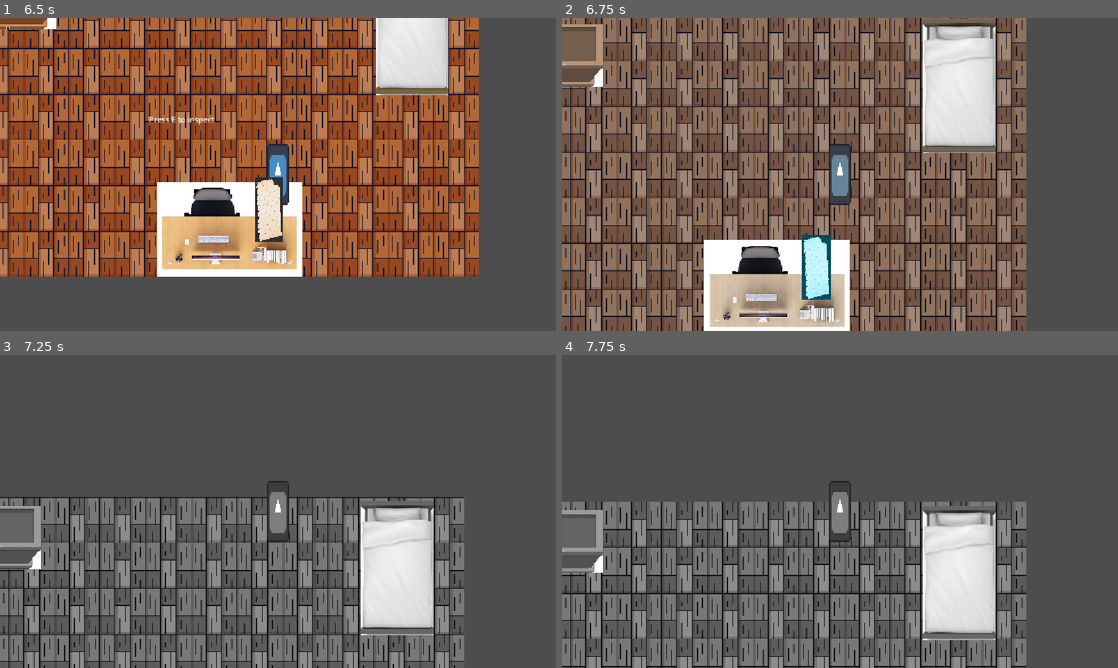
Above: before the commit, frames 1-4 (two rows, left to right).
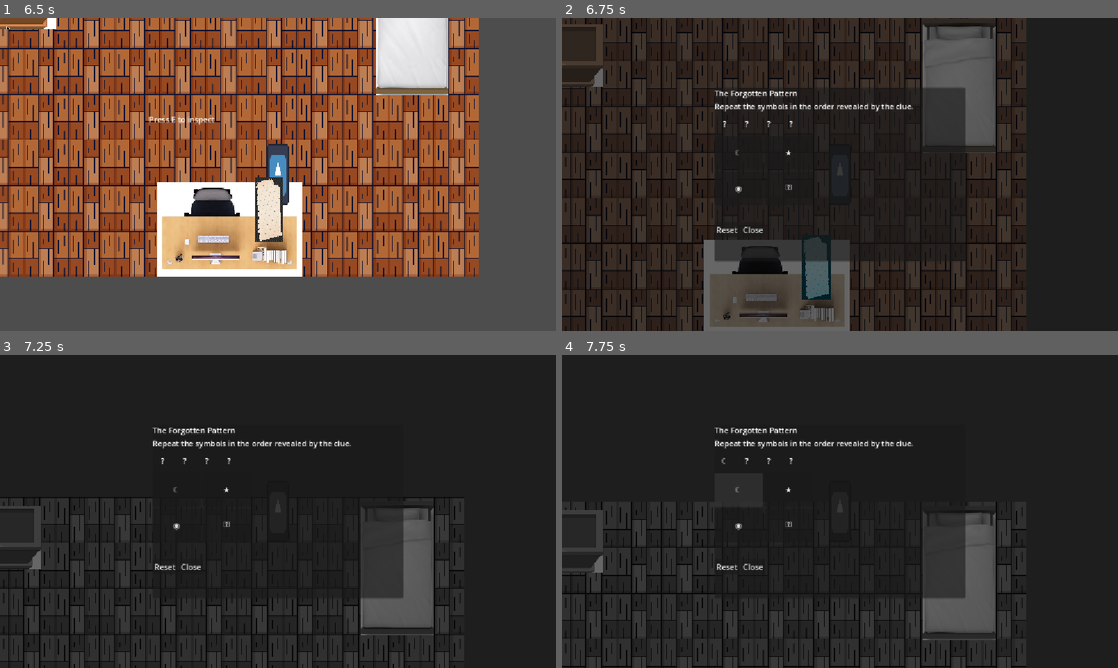
Above: after the commit, the same moments.

Repository: mohm-hyd/GoingToSchool
Game: Godot game, scene res://bedroom.tscn
Same seed, same stepped clock (60 frames per second), same inputs: the game is played once before the commit and once after it. The engine's default icon, where the game draws it, is replaced by a stand-in: a white triangle on a blue panel in a dark square.
Inputs (mouse positions are in pixels of both pictures, inside the frame that each line leads up to):
- Up to frame 1 (6.5 s): tap Enter at 0.5, 4.25 s; hold Right (move_right) 0.53-1.28 s; hold E (interact) 0.53-1.28 s; tap Space (toggle_grayscale) at 1.25, 4.35, 5 s; hold Down (move_down) 1.28-2.03 s; tap E (interact) at 1.35, 2.3, 2.85, 4.55, 5.85 s; hold Right (move_right) 2.03-2.78 s; hold Space (toggle_grayscale) 2.03-2.78 s; hold Up (move_up) 2.78-3.53 s; hold E (interact) 3.53-4.28 s; hold Left (move_left) 3.53-5.03 s; hold Down (move_down) 5.03-5.78 s; hold E (interact) 5.03-5.78 s; hold Right (move_right) from 5.78 s (still down)
- Up to frame 2 (6.75 s): tap E (interact) at 6.5 s; release Right (move_right) at 6.53 s; hold Up (move_up) from 6.53 s (still down); hold Space (toggle_grayscale) from 6.53 s (still down)
- Up to frame 3 (7.25 s): keep holding Up (move_up); keep holding Space (toggle_grayscale); tap E (interact) at 6.8 s
- Up to frame 4 (7.75 s): release Up (move_up) at 7.25 s; release Space (toggle_grayscale) at 7.25 s; click (739, 489) at 7.25 s, where only the run after the commit has a clickable "☾"

Frame 1 is identical in both runs. In frame 2, 91% of the frame differs, in the area x 0-100%, y 0-100%; in frame 3, 95%; in frame 4, 94%.

Commit message:
added puzzle ui

Diff:
--- a/bedroom.tscn
+++ b/bedroom.tscn
@@ -9,6 +9,7 @@
 [ext_resource type="PackedScene" uid="uid://b2re21ybqiky7" path="res://ghost_vision.tscn" id="6_6d2g4"]
 [ext_resource type="PackedScene" uid="uid://bk8jgpmdqbih2" path="res://clue_object.tscn" id="7_j12bj"]
 [ext_resource type="PackedScene" uid="uid://djf7keuxeyyoh" path="res://ui.tscn" id="9_4ken1"]
+[ext_resource type="PackedScene" uid="uid://qr46hasb8oob" path="res://puzzle_ui.tscn" id="10_m2b15"]
 
 [sub_resource type="ShaderMaterial" id="ShaderMaterial_onrkg"]
 shader = ExtResource("1_885xx")
@@ -497,4 +498,6 @@
 
 [node name="UI" parent="." unique_id=17427004 instance=ExtResource("9_4ken1")]
 
+[node name="PuzzleUI" parent="." unique_id=1887719840 instance=ExtResource("10_m2b15")]
+
 [editable path="GhostVision"]
--- a/clue_object.gd
+++ b/clue_object.gd
@@ -1,6 +1,13 @@
 extends Area2D
 
 @onready var highlight: Sprite2D = $Highlight
+
+@export var puzzle_id: String = "wardrobe_sequence"
+@export var puzzle_title: String = "The Forgotten Pattern"
+@export_multiline var puzzle_description: String = "Repeat the symbols in the order revealed by the clue."
+
+@export var available_symbols: Array[String] = ["☾", "★", "◉", "⚿"]
+@export var correct_sequence: Array[String] = ["☾", "◉", "★", "⚿"]
 
 var discovered := false
 var ghost_vision_active := false
@@ -42,4 +49,13 @@
 	if not can_interact():
 		return
 
-	print("You inspect the clue.")
+	var puzzle_ui = get_tree().get_first_node_in_group("puzzle_ui")
+
+	if puzzle_ui:
+		puzzle_ui.open_puzzle(
+			puzzle_id,
+			puzzle_title,
+			puzzle_description,
+			available_symbols,
+			correct_sequence
+		)
--- /dev/null
+++ b/puzzle_ui.gd
@@ -0,0 +1,128 @@
+
+extends CanvasLayer
+
+signal puzzle_solved(puzzle_id: String)
+signal puzzle_closed
+
+@onready var title_label: Label = $DimBackground/CenterContainer/PuzzlePanel/Content/Title
+@onready var description_label: Label = $DimBackground/CenterContainer/PuzzlePanel/Content/Description
+@onready var sequence_display: HBoxContainer = $DimBackground/CenterContainer/PuzzlePanel/Content/SequenceDisplay
+@onready var symbol_buttons: GridContainer = $DimBackground/CenterContainer/PuzzlePanel/Content/SymbolButtons
+@onready var feedback_label: Label = $DimBackground/CenterContainer/PuzzlePanel/Content/Feedback
+@onready var reset_button: Button = $DimBackground/CenterContainer/PuzzlePanel/Content/Buttons/ResetButton
+@onready var close_button: Button = $DimBackground/CenterContainer/PuzzlePanel/Content/Buttons/CloseButton
+@onready var feedback_timer: Timer = $FeedbackTimer
+
+var current_puzzle_id: String = ""
+var symbols: Array[String] = []
+var correct_sequence: Array[String] = []
+var player_sequence: Array[String] = []
+var solved: bool = false
+
+
+func _ready() -> void:
+	hide()
+	add_to_group("puzzle_ui")
+
+	reset_button.pressed.connect(reset_sequence)
+	close_button.pressed.connect(close_puzzle)
+	feedback_timer.timeout.connect(_on_feedback_timer_timeout)
+
+func _on_feedback_timer_timeout() -> void:
+	feedback_label.text = ""
+
+
+func open_puzzle(
+	puzzle_id: String,
+	puzzle_title: String,
+	puzzle_description: String,
+	available_symbols: Array[String],
+	sequence: Array[String]
+) -> void:
+	current_puzzle_id = puzzle_id
+	symbols = available_symbols.duplicate()
+	correct_sequence = sequence.duplicate()
+	player_sequence.clear()
+	solved = false
+
+	title_label.text = puzzle_title
+	description_label.text = puzzle_description
+	feedback_label.text = ""
+	reset_button.disabled = false
+
+	build_symbol_buttons()
+	update_sequence_display()
+	show()
+
+
+func build_symbol_buttons() -> void:
+	for child in symbol_buttons.get_children():
+		symbol_buttons.remove_child(child)
+		child.queue_free()
+
+	for symbol in symbols:
+		var button := Button.new()
+		button.text = symbol
+		button.custom_minimum_size = Vector2(100, 70)
+		button.pressed.connect(_on_symbol_pressed.bind(symbol))
+		symbol_buttons.add_child(button)
+
+
+func _on_symbol_pressed(symbol: String) -> void:
+	if solved:
+		return
+
+	var index := player_sequence.size()
+
+	if index >= correct_sequence.size():
+		return
+
+	if symbol != correct_sequence[index]:
+		feedback_label.text = "Incorrect sequence. Try again."
+		feedback_timer.start()
+		player_sequence.clear()
+		update_sequence_display()
+		return
+
+	player_sequence.append(symbol)
+	update_sequence_display()
+
+	if player_sequence.size() == correct_sequence.size():
+		solved = true
+		feedback_label.text = "Correct! The sequence is solved."
+		reset_button.disabled = true
+		puzzle_solved.emit(current_puzzle_id)
+
+
+
+func update_sequence_display() -> void:
+	for child in sequence_display.get_children():
+		sequence_display.remove_child(child)
+		child.queue_free()
+
+	for i in range(correct_sequence.size()):
+		var slot := Label.new()
+		slot.custom_minimum_size = Vector2(42, 42)
+		slot.horizontal_alignment = HORIZONTAL_ALIGNMENT_CENTER
+		slot.vertical_alignment = VERTICAL_ALIGNMENT_CENTER
+
+		if i < player_sequence.size():
+			slot.text = player_sequence[i]
+		else:
+			slot.text = "?"
+
+		sequence_display.add_child(slot)
+
+
+func reset_sequence() -> void:
+	if solved:
+		return
+
+	player_sequence.clear()
+	feedback_label.text = ""
+	update_sequence_display()
+
+
+func close_puzzle() -> void:
+	hide()
+	puzzle_closed.emit()
--- /dev/null
+++ b/puzzle_ui.tscn
@@ -0,0 +1,67 @@
+[gd_scene format=3 uid="uid://qr46hasb8oob"]
+
+[ext_resource type="Script" uid="uid://btk80fuqivtt1" path="res://puzzle_ui.gd" id="1_scvx3"]
+
+[node name="PuzzleUI" type="CanvasLayer" unique_id=1887719840]
+script = ExtResource("1_scvx3")
+
+[node name="DimBackground" type="ColorRect" parent="." unique_id=1288106581]
+anchors_preset = 15
+anchor_right = 1.0
+anchor_bottom = 1.0
+grow_horizontal = 2
+grow_vertical = 2
+color = Color(0, 0, 0, 0.6)
+
+[node name="CenterContainer" type="CenterContainer" parent="DimBackground" unique_id=1703922115]
+layout_mode = 1
+anchors_preset = 15
+anchor_right = 1.0
+anchor_bottom = 1.0
+grow_horizontal = 2
+grow_vertical = 2
+
+[node name="PuzzlePanel" type="PanelContainer" parent="DimBackground/CenterContainer" unique_id=733858487]
+custom_minimum_size = Vector2(520, 360)
+layout_mode = 2
+
+[node name="Content" type="VBoxContainer" parent="DimBackground/CenterContainer/PuzzlePanel" unique_id=873191740]
+layout_mode = 2
+
+[node name="Title" type="Label" parent="DimBackground/CenterContainer/PuzzlePanel/Content" unique_id=580916253]
+custom_minimum_size = Vector2(400, 0)
+layout_mode = 2
+autowrap_mode = 2
+
+[node name="Description" type="Label" parent="DimBackground/CenterContainer/PuzzlePanel/Content" unique_id=1792716381]
+custom_minimum_size = Vector2(400, 0)
+layout_mode = 2
+autowrap_mode = 2
+
+[node name="SequenceDisplay" type="HBoxContainer" parent="DimBackground/CenterContainer/PuzzlePanel/Content" unique_id=719786513]
+layout_mode = 2
+
+[node name="SymbolButtons" type="GridContainer" parent="DimBackground/CenterContainer/PuzzlePanel/Content" unique_id=472452166]
+layout_mode = 2
+columns = 2
+
+[node name="PuzzleContent" type="Control" parent="DimBackground/CenterContainer/PuzzlePanel/Content" unique_id=1419113700]
+layout_mode = 2
+
+[node name="Feedback" type="Label" parent="DimBackground/CenterContainer/PuzzlePanel/Content" unique_id=65419233]
+layout_mode = 2
+
+[node name="Buttons" type="HBoxContainer" parent="DimBackground/CenterContainer/PuzzlePanel/Content" unique_id=1384144821]
+layout_mode = 2
+
+[node name="ResetButton" type="Button" parent="DimBackground/CenterContainer/PuzzlePanel/Content/Buttons" unique_id=1649824382]
+layout_mode = 2
+text = "Reset"
+
+[node name="CloseButton" type="Button" parent="DimBackground/CenterContainer/PuzzlePanel/Content/Buttons" unique_id=1781475874]
+layout_mode = 2
+text = "Close"
+
+[node name="FeedbackTimer" type="Timer" parent="." unique_id=1251023988]
+wait_time = 1.5
+one_shot = true
Not shown, added: puzzle_ui.gd.uid
